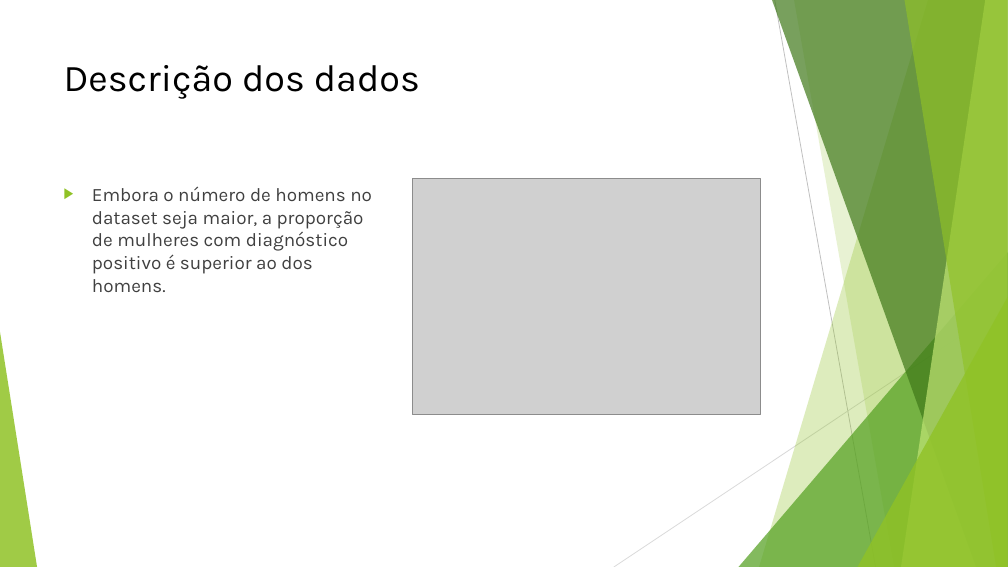
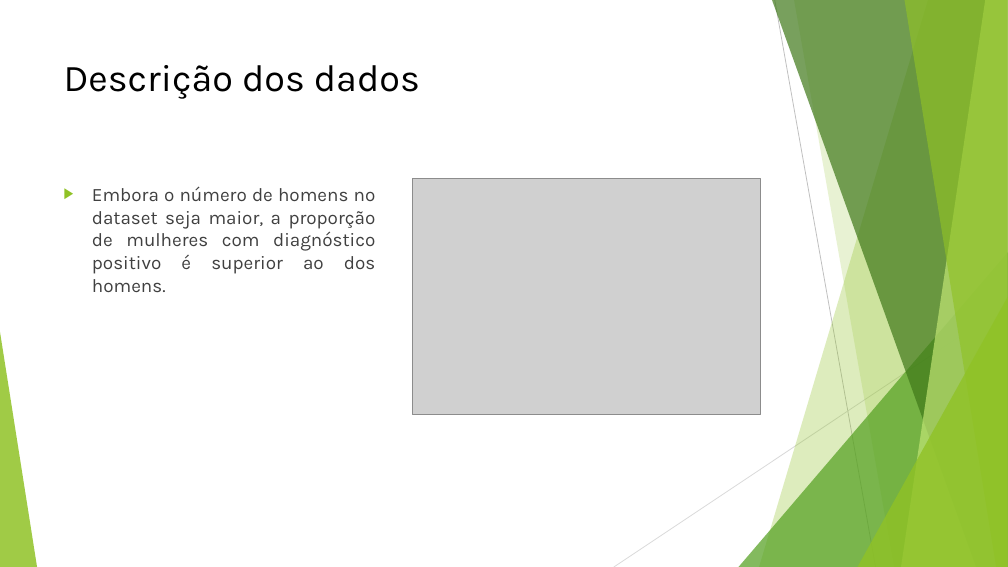
Before and after one commit to igorss77/diabetes_project, a slide deck: slide 6 of docs/Early stage diabetes – risk predictions.pptx. Drawn at 1008x567 pixels with LibreOffice and Linux fonts; fonts in the diff are those of the drawing; grey boxes stand for pictures. Boxes give left, top, right and bottom in pixels: in the first picture for what was removed or moved away, otherwise in the second. Text is boxed around its words. In the diff, an @@ line names an element or a change of style, - is before the commit and + after.

```diff
--- a/docs/Early stage diabetes – risk predictions.pptx
+++ b/docs/Early stage diabetes – risk predictions.pptx
@@ text "Embora o número de homens ..." at (92,186,376,292): alignment left to justified @@
```
Also in this commit, not shown: 7 other slides changed, 1 other file.
